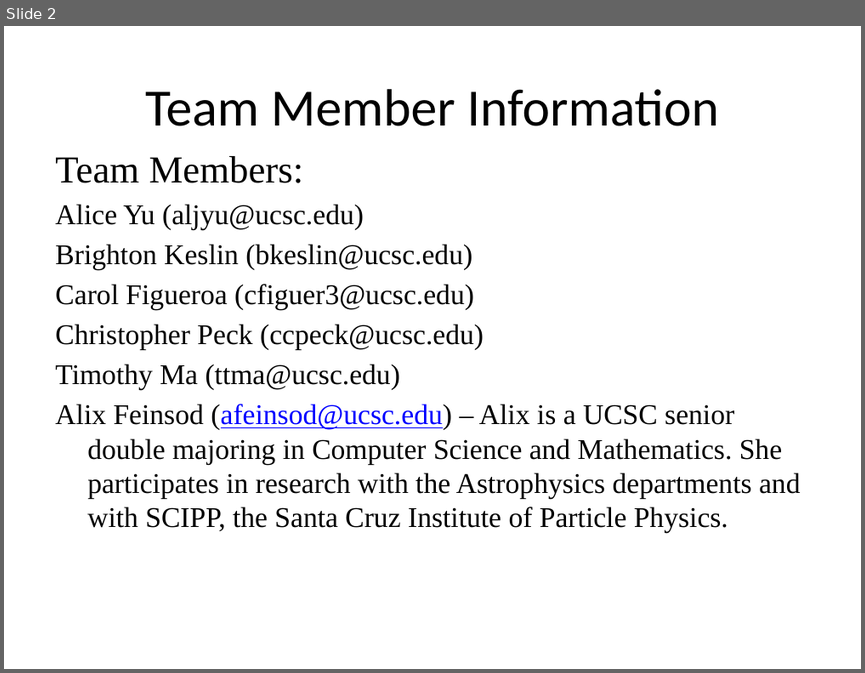
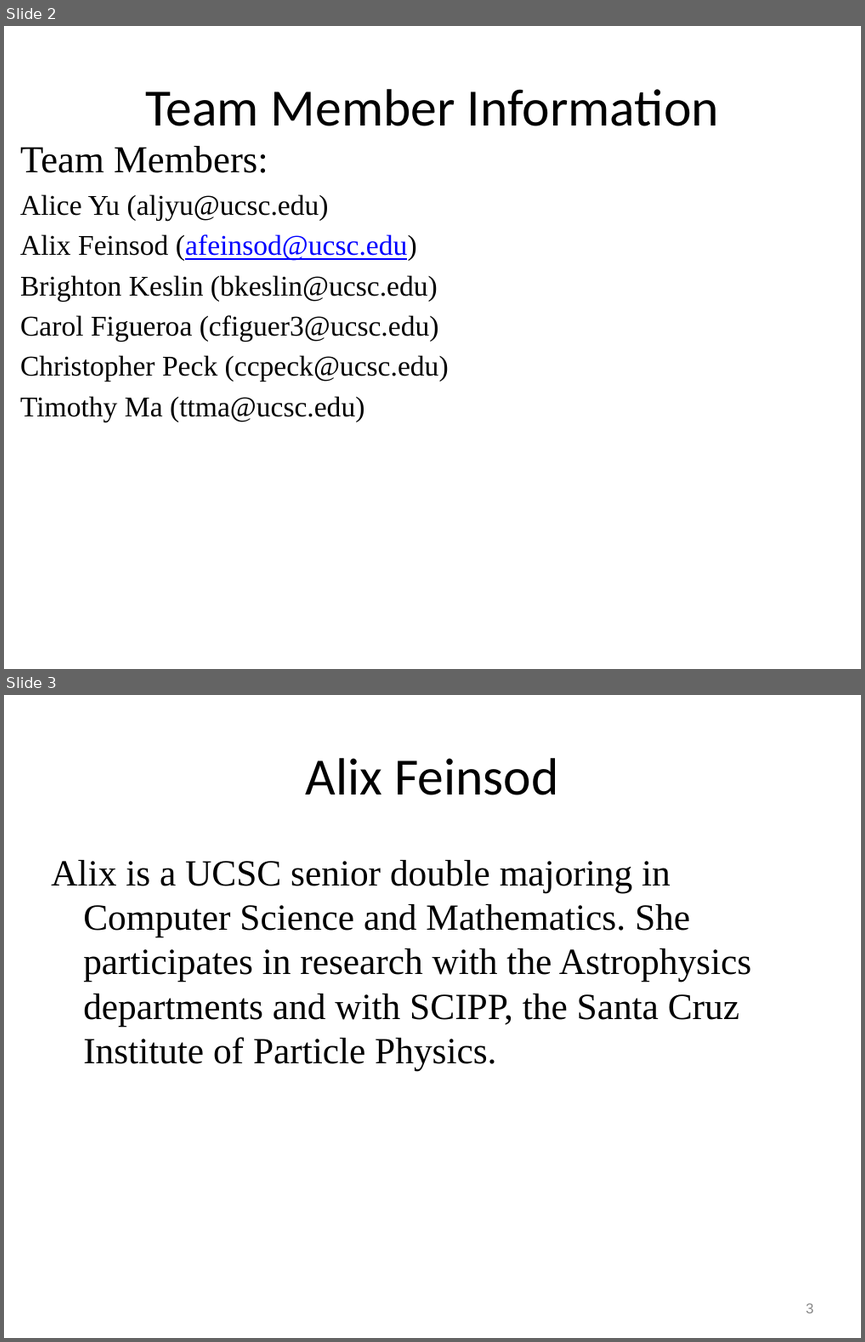
Before and after one commit to aljyu/CMPS-115, a slide deck: DRAFT-InitialPresentation.pptx. Shown one above the other, each under a label of ours: slide 2 before the commit, slides 2 and 3 after it. The pictures are 865x673 and 865x1342 pixels, drawn with LibreOffice and Linux fonts; fonts in the diff are those of the drawing. Boxes give left, top, right and bottom in pixels: in the first picture for what was removed or moved away, otherwise in the second. Text is boxed around its words. In the diff, an @@ line names an element or a change of style, - is before the commit and + after.

```diff
--- a/DRAFT-InitialPresentation.pptx
+++ b/DRAFT-InitialPresentation.pptx
@@ slide 3 added at [4, 695, 861, 1338], background #FFFFFF @@
@@ title added at [306, 758, 558, 795], 44 pt, text #000000 @@
+Alix Feinsod
@@ text added at [51, 860, 751, 1071], 31 pt, text #000000 @@
+Alix is a UCSC senior double majoring in Computer Science and Mathematics. She participates in research with the Astrophysics departments and with SCIPP, the Santa Cruz Institute of Particle Physics.
@@ page number added at [806, 1303, 813, 1313], 12 pt, text #888888 @@
+3
@@ slide 2 changed as well @@
@@ text "Team Members:": place and size @@
-text "Team Members:" at [55, 156, 800, 533]
+text "Team Members:" at [20, 146, 449, 421]
@@ text at [20, 234, 417, 261]: paragraph added @@
+Alix Feinsod (afeinsod@ucsc.edu)
@@ text at [55, 403, 800, 533]: paragraph removed @@
-Alix Feinsod (afeinsod@ucsc.edu) – Alix is a UCSC senior double majoring in Computer Science and Mathematics. She participates in research with the Astrophysics departments and with SCIPP, the Santa Cruz Institute of Particle Physics.
```
Also in this commit, not shown: 1 other slide changed, 2 other slides added.
